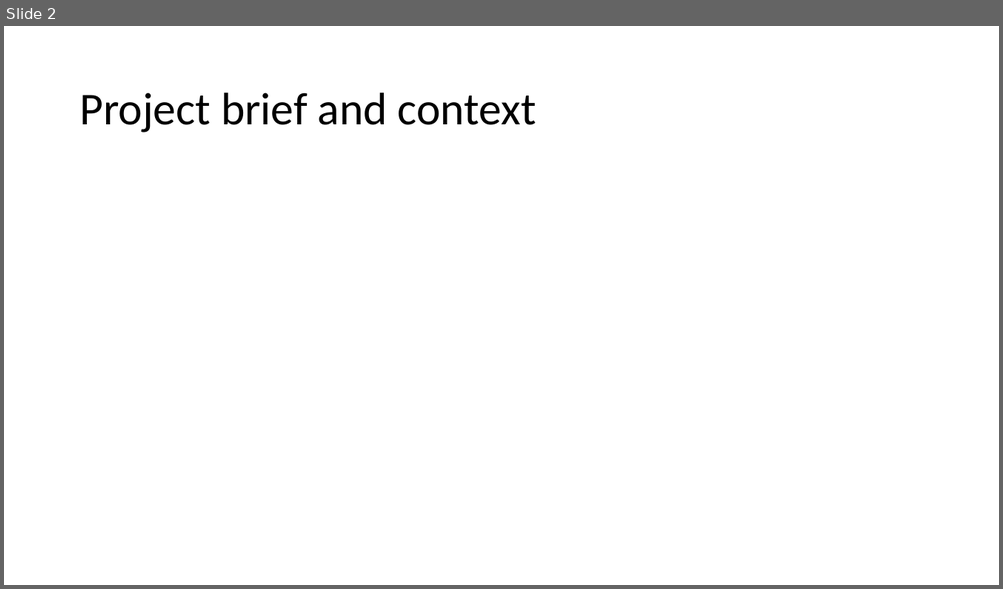
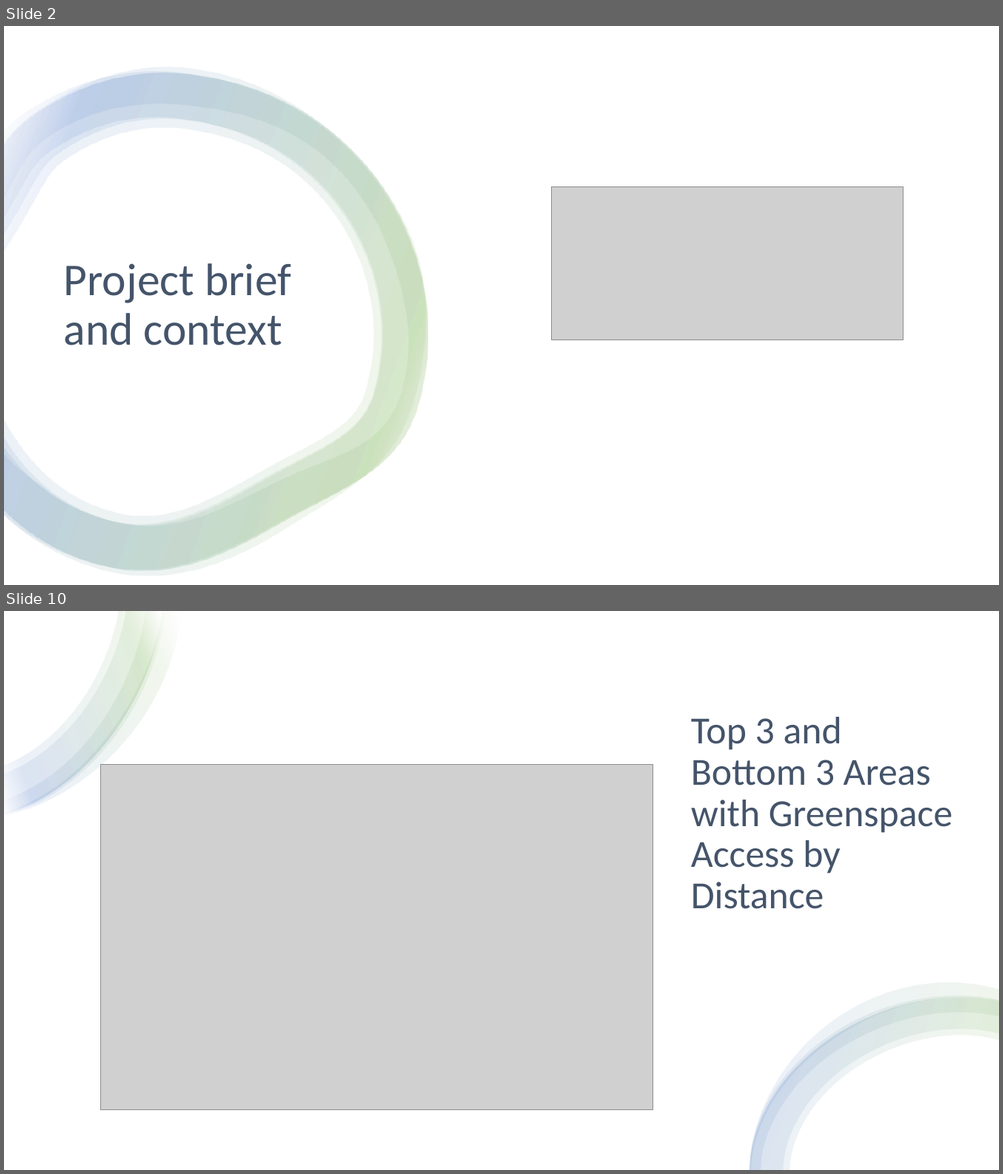
Before and after one commit to Stallibrass/SHS_final_project, a slide deck: documentation/final_presentation.pptx. Shown one above the other, each under a label of ours: slide 2 before the commit, slides 2 and 10 after it; the slides between them are not shown. The pictures are 1003x589 and 1003x1174 pixels, drawn with LibreOffice and Linux fonts; fonts in the diff are those of the drawing; grey boxes stand for pictures. Boxes give left, top, right and bottom in pixels: in the first picture for what was removed or moved away, otherwise in the second. Text is boxed around its words. In the diff, an @@ line names an element or a change of style, - is before the commit and + after.

```diff
--- a/documentation/final_presentation.pptx
+++ b/documentation/final_presentation.pptx
@@ slide 10 added at [4, 611, 999, 1170], background #FFFFFF @@
@@ rectangle added at [4, 611, 999, 1170], fill #FFFFFF @@
@@ group added at [4, 611, 181, 816]: 4 freeform shapes @@
@@ title added at [691, 717, 952, 909], 37 pt, text #44546A @@
+Top 3 and Bottom 3 Areas with Greenspace Access by Distance
@@ picture added at [100, 765, 652, 1111] @@
@@ group added at [749, 983, 999, 1170]: 4 freeform shapes @@
@@ slide 2 changed as well @@
@@ rectangle added at [4, 26, 999, 585], fill #FFFFFF @@
@@ group added at [4, 67, 429, 577]: 4 freeform shapes @@
@@ title "Project brief and context": place and size @@
-title "Project brief and context" at [79, 93, 536, 133]
+title "Project brief and context" at [64, 264, 291, 346]
@@ title "Project brief and context" at [64, 264, 291, 346]: text colour #000000 to #44546A @@
@@ picture added at [552, 187, 903, 340] @@
```
Also in this commit, not shown: 3 other slides changed, 15 other slides added, 6 slides removed, 10 other files.
